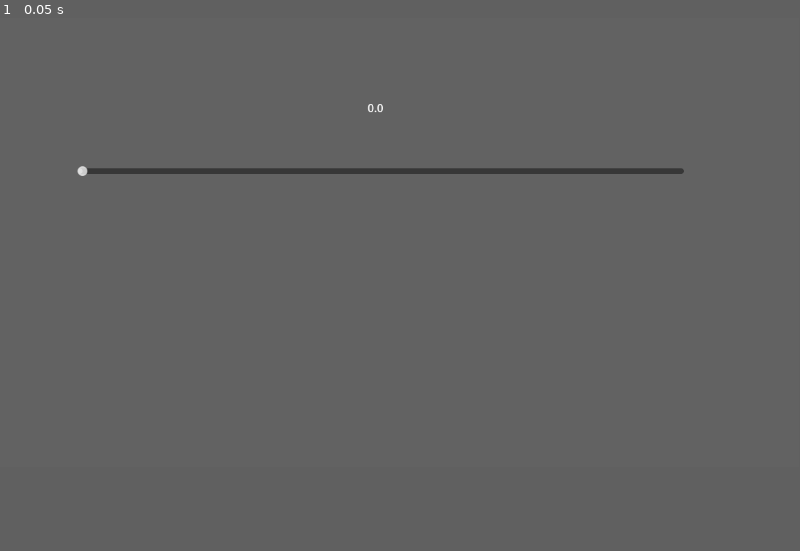
Above: before the commit, frame 1.
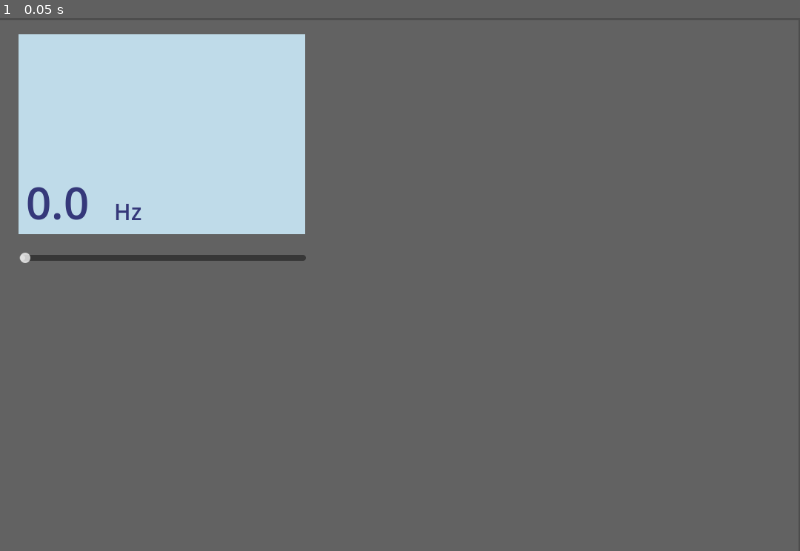
Above: after the commit, the same moment.

Repository: BecquerelBoy/EscapeRadio
Game: Godot game, scene res://Scene/Main.tscn
Two runs of this game, one before a commit and one after it. Both use one fixed random seed, a clock stepped at 60 frames per second and the inputs below. The engine's default icon, where the game draws it, is replaced by a stand-in: a white triangle on a blue panel in a dark square.
Inputs:
- Up to frame 1 (0.05 s): no input
In our replay, the window is 799x449 before the commit and 800x533 after it. These sizes can differ from the game's own. Grey fills any space a smaller window leaves; there, only what the larger window draws over its background counts as a difference.

The runs differ from the first frame. In frame 1, 14% of the frame differs, in the area x 2-86%, y 3-46%.

Commit message:
yep

Diff:
--- a/radio/Scene/Main.tscn
+++ b/radio/Scene/Main.tscn
@@ -1,31 +1,60 @@
-[gd_scene load_steps=3 format=3 uid="uid://csank5gdyhetm"]
+[gd_scene load_steps=5 format=3 uid="uid://csank5gdyhetm"]
 
 [ext_resource type="Script" path="res://Script/main.gd" id="1_7m2i7"]
 [ext_resource type="Texture2D" uid="uid://cc23jalhx072n" path="res://Assets/icon.svg" id="2_kg3f6"]
+
+[sub_resource type="LabelSettings" id="LabelSettings_x8wql"]
+font_size = 60
+font_color = Color(0.206581, 0.221328, 0.476567, 1)
+
+[sub_resource type="LabelSettings" id="LabelSettings_k8dir"]
+font_size = 30
+font_color = Color(0.207843, 0.219608, 0.478431, 1)
 
 [node name="Node2D" type="Node2D"]
 script = ExtResource("1_7m2i7")
 
 [node name="ColorRect" type="ColorRect" parent="."]
-offset_right = 1156.0
-offset_bottom = 659.0
+offset_left = -540.0
+offset_top = -357.0
+offset_right = 538.0
+offset_bottom = 361.0
 color = Color(0.385493, 0.385492, 0.385492, 1)
 
+[node name="ColorRect2" type="ColorRect" parent="."]
+offset_left = -515.0
+offset_top = -338.0
+offset_right = -128.0
+offset_bottom = -68.0
+color = Color(0.749807, 0.860078, 0.911323, 1)
+
 [node name="HSlider" type="HSlider" parent="."]
-offset_left = 111.0
-offset_top = 213.0
-offset_right = 986.0
-offset_bottom = 229.0
+offset_left = -514.0
+offset_top = -44.0
+offset_right = -127.0
+offset_bottom = -28.0
 step = 0.1
+ticks_on_borders = true
 
 [node name="Label" type="Label" parent="."]
-offset_left = 530.0
-offset_top = 118.0
-offset_right = 570.0
-offset_bottom = 141.0
+offset_left = -505.0
+offset_top = -153.0
+offset_right = -337.0
+offset_bottom = -45.0
+text = "81.3"
+label_settings = SubResource("LabelSettings_x8wql")
+
+[node name="Label2" type="Label" parent="."]
+offset_left = -386.0
+offset_top = -120.0
+offset_right = -346.0
+offset_bottom = -68.0
+text = "Hz"
+label_settings = SubResource("LabelSettings_k8dir")
 
 [node name="win" type="Sprite2D" parent="."]
-visible = false
-position = Vector2(581.5, 337.5)
-scale = Vector2(9.03906, 5.24219)
+position = Vector2(12.7501, 11.2499)
+scale = Vector2(9.03515, 6.07422)
 texture = ExtResource("2_kg3f6")
+
+[node name="Camera2D" type="Camera2D" parent="."]
--- a/radio/project.godot
+++ b/radio/project.godot
@@ -14,3 +14,9 @@
 run/main_scene="res://Scene/Main.tscn"
 config/features=PackedStringArray("4.3", "Forward Plus")
 config/icon="res://Assets/icon.svg"
+
+[display]
+
+window/size/viewport_width=1080
+window/size/viewport_height=720
+window/size/mode=2
